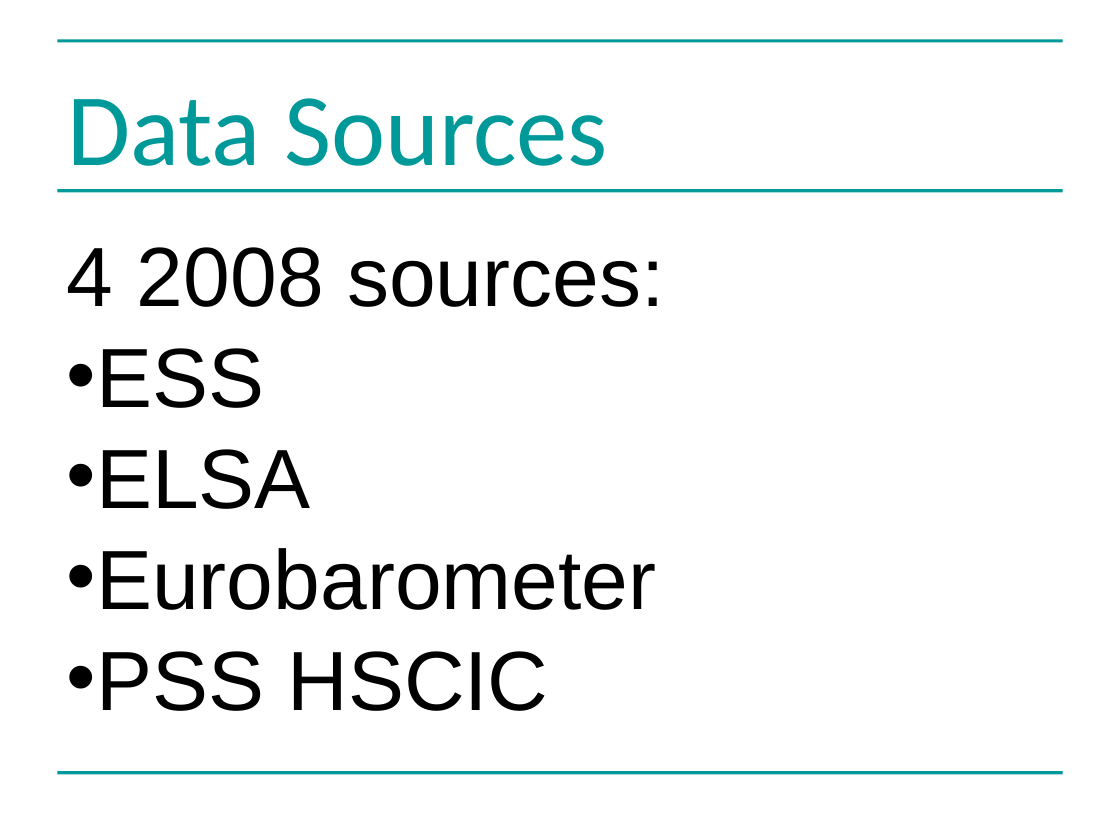
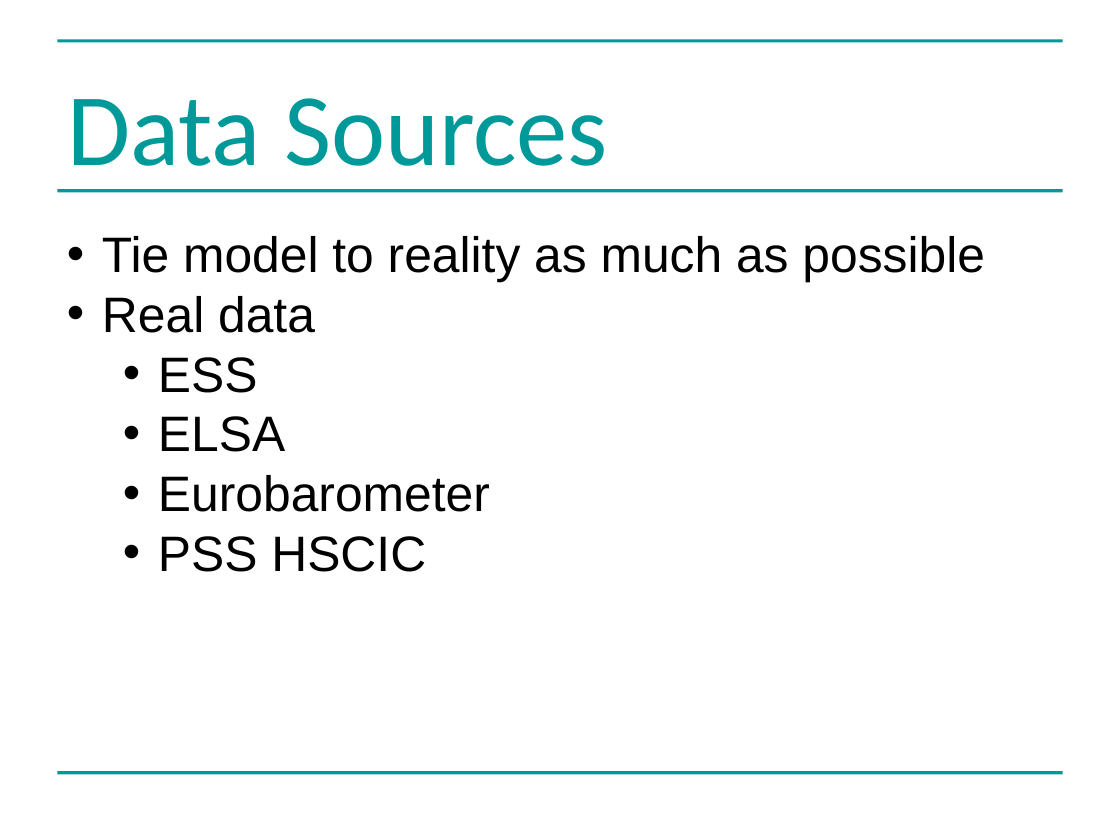
Before and after one commit to greenape/bsps2015, a slide deck: slide 7 of presentation/risky_aging_bsps.ppt. Drawn at 1120x840 pixels with LibreOffice and Linux fonts; fonts in the diff are those of the drawing. Boxes give left, top, right and bottom in pixels: in the first picture for what was removed or moved away, otherwise in the second. Text is boxed around its words. In the diff, an @@ line names an element or a change of style, - is before the commit and + after.

```diff
--- a/presentation/risky_aging_bsps.ppt
+++ b/presentation/risky_aging_bsps.ppt
@@ text at (102,236,985,333): text changed; size 54 to 32 pt @@
-4 2008 sources:
+• Tie model to reality as much as possible
+• Real data
@@ text at (158,357,490,572): size 54 to 32 pt in "ESS", "ELSA", "Eurobarometer", "PSS HSCIC"; list level 1 to 2 in "ESS"; list level 1 to 2 in "ELSA"; list level 1 to 2 in "Eurobarometer"; list level 1 to 2 in "PSS HSCIC" @@
```
Also in this commit, not shown: 2 other slides changed.
